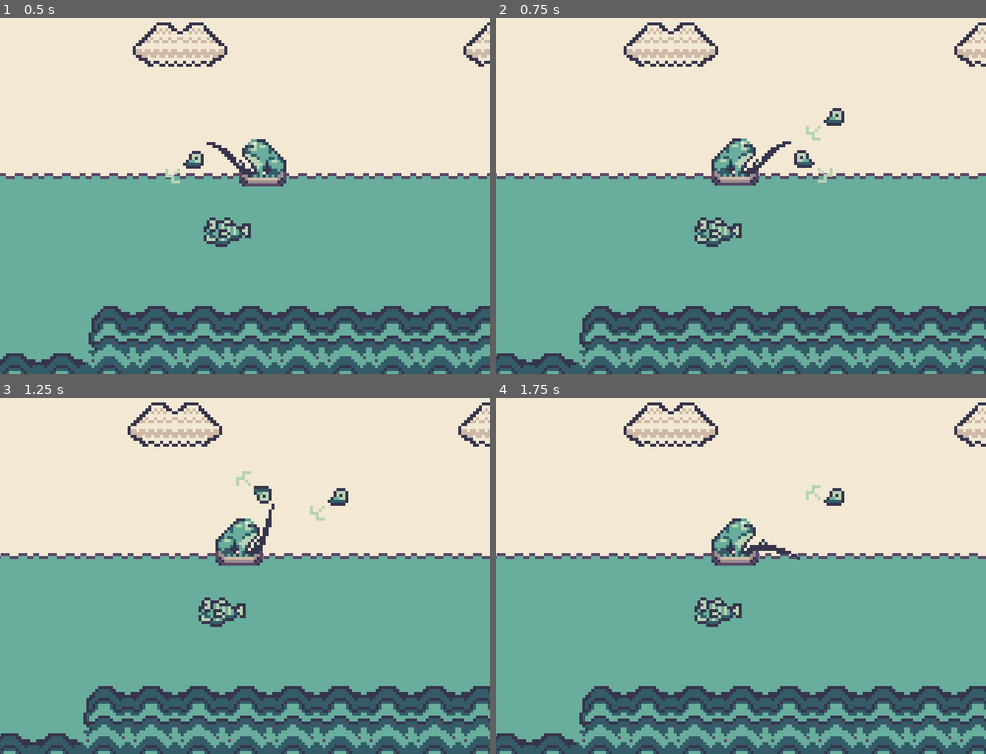
Above: before the commit, frames 1-4 (two rows, left to right).
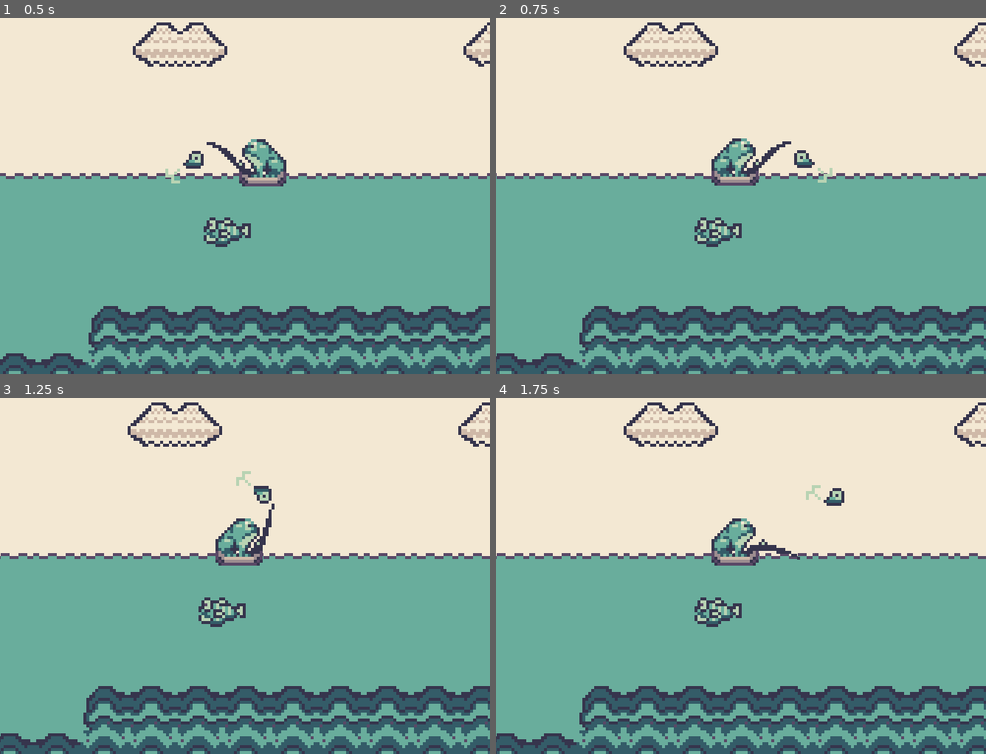
Above: after the commit, the same moments.

Repository: TaraSophieDev/Frog-Adventures-Fishing-Edition-Cancelled
Game: Godot game, scene res://Scenes/World.tscn
The game is run twice, just before and just after one commit, with the same random seed, the same clock (stepped at 60 frames per second) and the same inputs.
Inputs:
- Up to frame 1 (0.5 s): no input
- Up to frame 2 (0.75 s): hold D (right) from 0.53 s (still down); tap Z (a_button) at 0.6 s
- Up to frame 3 (1.25 s): keep holding D (right)
- Up to frame 4 (1.75 s): release D (right) at 1.28 s; hold A (left) from 1.28 s (still down); tap Z (a_button) at 1.35 s

Frame 1 is identical in both runs. In frame 2, 0.2% of the frame differs, in the area x 63-72%, y 25-35%; in frame 3, 0.2%; in frame 4, nothing differs.

Commit message:
fixed visibility bug

Diff:
--- a/Fishes/Fish.gd
+++ b/Fishes/Fish.gd
@@ -7,55 +7,55 @@
 signal baited
 
 enum {
-    IDLE,
-    NEW_DIR,
-    MOVE,
-    BAITED
+	IDLE,
+	NEW_DIR,
+	MOVE,
+	BAITED
 }
 
 func _ready():
-    randomize()
+	randomize()
 
 var SPEED = 10
 var state = IDLE
 var dir = Vector2.RIGHT
 
 func _process(delta):
-    if rc.is_colliding():
-        state = baited()
-    match state:
-        IDLE:
-            ap.stop()
-        NEW_DIR:
-            dir = choose([Vector2.RIGHT, Vector2.LEFT])
-            state = choose([IDLE, MOVE])
-        MOVE:
-            move(delta)
-        BAITED:
-            baited()
+	if rc.is_colliding():
+		state = baited()
+	match state:
+		IDLE:
+			ap.stop()
+		NEW_DIR:
+			dir = choose([Vector2.RIGHT, Vector2.LEFT])
+			state = choose([IDLE, MOVE])
+		MOVE:
+			move(delta)
+		BAITED:
+			baited()
 
 func move(delta):
-    # Rotates raycast
-    var temp = rad2deg(atan2(-dir.y, -dir.x))
-    rc.rotation_degrees = temp
+	# Rotates raycast
+	var temp = rad2deg(atan2(-dir.y, -dir.x))
+	rc.rotation_degrees = temp
 
-    ap.play("Swim")
-    position += dir * SPEED * delta
-    if dir.x == 1:
-        sprite.flip_h = true
-    elif dir.x == -1:
-        sprite.flip_h = false
+	ap.play("Swim")
+	position += dir * SPEED * delta
+	if dir.x == 1:
+		sprite.flip_h = true
+	elif dir.x == -1:
+		sprite.flip_h = false
 
 func choose(array):
-    array.shuffle()
-    return array.front()
+	array.shuffle()
+	return array.front()
 
 func baited():
-    ap.play("Chase")
-    emit_signal("baited")
-    print("baited")
+	ap.play("Chase")
+	emit_signal("baited")
+	print("baited")
 
 func _on_Timer_timeout():
-    $Timer.wait_time = choose([1, 1.5, 2])
-    print("Timer wait time: ", $Timer.wait_time)
-    state = choose([IDLE, NEW_DIR, MOVE])
+	$Timer.wait_time = choose([1, 1.5, 2])
+	print("Timer wait time: ", $Timer.wait_time)
+	state = choose([IDLE, NEW_DIR, MOVE])
--- a/Misc/BaitEntity.gd
+++ b/Misc/BaitEntity.gd
@@ -13,66 +13,66 @@
 
 
 enum {
-    IDLE,
-    MOVING,
-    BAITED,
-    CATCHING
+	IDLE,
+	MOVING,
+	BAITED,
+	CATCHING
 }
 
 var state = IDLE
 
 func _physics_process(delta):
-    match state:
-        IDLE:
-            sleeping = true
-        MOVING:
-            #$Camera2D.current = true
-            sleeping = false
-            move(delta)
-            #motion.y += gravity
-        BAITED:
-            baited()
-        CATCHING:
-            catching()
+	match state:
+		IDLE:
+			sleeping = true
+		MOVING:
+			#$Camera2D.current = true
+			sleeping = false
+			move(delta)
+			#motion.y += gravity
+		BAITED:
+			baited()
+		CATCHING:
+			catching()
 
 
-    #motion = move_and_slide(motion)
+	#motion = move_and_slide(motion)
 
 func move(delta):
-    if Input.is_action_just_pressed("a_button"):
-        #check if x coords is smaller than the frog x coords and otherwise
-        print("player pos: ", player.position.x, " Bait Pos: ", global_position.x)
-        if global_position.x > player.position.x - 1:
-            apply_impulse(Vector2(0,0), Vector2(-speed, 0))
-            $Sprite.flip_h = true
-        if global_position.x < player.position.x + 1:
-            apply_impulse(Vector2(0,0), Vector2(speed, 0))
-            $Sprite.flip_h = false
-        apply_central_impulse(Vector2.UP * jump_force)
+	if Input.is_action_just_pressed("a_button"):
+		#check if x coords is smaller than the frog x coords and otherwise
+		print("player pos: ", player.position.x, " Bait Pos: ", global_position.x)
+		if global_position.x > player.position.x - 1:
+			apply_impulse(Vector2(0,0), Vector2(-speed, 0))
+			$Sprite.flip_h = true
+		if global_position.x < player.position.x + 1:
+			apply_impulse(Vector2(0,0), Vector2(speed, 0))
+			$Sprite.flip_h = false
+		apply_central_impulse(Vector2.UP * jump_force)
 
-    #sets sprite to y velocity
-    if get_linear_velocity().y < 0.1:
-        $Sprite.frame = 0
-    elif get_linear_velocity().y > 0.1:
-        $Sprite.frame = 1
-    elif get_linear_velocity().y == 0:
-        $Sprite.frame = 1
+	#sets sprite to y velocity
+	if get_linear_velocity().y < 0.1:
+		$Sprite.frame = 0
+	elif get_linear_velocity().y > 0.1:
+		$Sprite.frame = 1
+	elif get_linear_velocity().y == 0:
+		$Sprite.frame = 1
 
 
 
 
 func baited():
-    pass
+	pass
 
 func catching():
-    pass
+	pass
 
 
 
 func _ready():
-    pass
+	pass
 
 
 func activate_bait():
-    $CollisionShape2D.disabled = false
-    state = MOVING
+	$CollisionShape2D.disabled = false
+	state = MOVING
--- a/Misc/BaitEntity.tscn
+++ b/Misc/BaitEntity.tscn
@@ -39,6 +39,7 @@
 [node name="BaitEntity" type="RigidBody2D" groups=[
 "bait",
 ]]
+visible = false
 collision_layer = 3
 mode = 2
 mass = 3.06122
--- a/Player/Player.gd
+++ b/Player/Player.gd
@@ -16,10 +16,10 @@
 
 
 enum {
-    MOVING,
-    THROWING,
-    FISHING,
-    CATCHING
+	MOVING,
+	THROWING,
+	FISHING,
+	CATCHING
 }
 var speed = 25
 
@@ -28,87 +28,89 @@
 
 
 func _ready():
-    swimP.play("swimming")
-    pass
+	swimP.play("swimming")
+	pass
 
 func _process(delta):
-    match state:
-        MOVING:
-            move()
-        THROWING:
-            pass
-        FISHING:
-            pass
-        CATCHING:
-            pass
+	match state:
+		MOVING:
+			move()
+		THROWING:
+			pass
+		FISHING:
+			pass
+		CATCHING:
+			pass
 
-    if frogSprite.flip_h == true:
-        baitSpawn.position = Vector2(25, -5)
-    else:
-        baitSpawn.position = Vector2(-20, -5)
+	if frogSprite.flip_h == true:
+		baitSpawn.position = Vector2(25, -5)
+	else:
+		baitSpawn.position = Vector2(-20, -5)
 
-    motion = move_and_slide(motion)
+	motion = move_and_slide(motion)
 
 
 func _physics_process(delta):
-    if Input.is_action_just_pressed("a_button") and state == MOVING:
-        playThrowingAnim(delta)
-        motion.x = 0
-        state = THROWING
+	if Input.is_action_just_pressed("a_button") and state == MOVING:
+		playThrowingAnim(delta)
+		motion.x = 0
+		state = THROWING
 
 
 func move():
-    #bait.visible = false
-    frogSprite.frame = 0
-    #Movement
-    if Input.is_action_pressed("right"):
-        motion.x = speed
-        frogSprite.flip_h = true
-    elif Input.is_action_pressed("left"):
-        motion.x = -speed
-        frogSprite.flip_h = false
-    else:
-        motion.x = 0
+	#bait.visible = false
+	frogSprite.frame = 0
+	#Movement
+	if Input.is_action_pressed("right"):
+		motion.x = speed
+		frogSprite.flip_h = true
+	elif Input.is_action_pressed("left"):
+		motion.x = -speed
+		frogSprite.flip_h = false
+	else:
+		motion.x = 0
 
 
 func playThrowingAnim(delta):
-    state = THROWING
-    swingP.play("swing")
-    spawnBait(delta)
+	state = THROWING
+	swingP.play("swing")
+	spawnBait(delta)
 
 
 func spawnBait(delta):
-    if is_instance_valid(bait_instance):
-        bait_instance.queue_free()
-    bait_instance = bait_scene.instance()
-    if frogSprite.flip_h == true:
-        bait_instance.position = baitSpawn.position
-    elif frogSprite.flip_h == false:
-        bait_instance.position = baitSpawn.position
-    add_child(bait_instance)
-    yield(get_tree().create_timer(1.10), "timeout")
-    bait_instance.activate_bait()
-    bait_instance.show()
-    bait_instance.sleeping = true
-    if frogSprite.flip_h == false:
-        bait_instance.get_node("Sprite").flip_h = true
-        #bait.global_position = baitSpawnLeft.get_global_position()
-        bait_instance.sleeping = false
-        bait_instance.apply_impulse(Vector2(0, 0), Vector2(-100, 0))
-        state = FISHING
-    if frogSprite.flip_h == true:
-        bait_instance.get_node("Sprite").flip_h = false
-        #bait.global_position = baitSpawnRight.get_global_position()
-        bait_instance.sleeping = false
-        bait_instance.apply_impulse(Vector2(0, 0), Vector2(100, 0))
-        state = FISHING
+	if is_instance_valid(bait_instance):
+		bait_instance.queue_free()
+	bait_instance = bait_scene.instance()
+	if frogSprite.flip_h == true:
+		bait_instance.position = baitSpawn.position
+	elif frogSprite.flip_h == false:
+		bait_instance.position = baitSpawn.position
+	add_child(bait_instance)
+	yield(get_tree().create_timer(1.10), "timeout")
+	bait_instance.activate_bait()
+	bait_instance.show()
+	bait_instance.sleeping = true
+	if frogSprite.flip_h == false:
+		bait_instance.get_node("Sprite").flip_h = true
+		#bait.global_position = baitSpawnLeft.get_global_position()
+		bait_instance.sleeping = false
+		bait_instance.visible = true
+		bait_instance.apply_impulse(Vector2(0, 0), Vector2(-100, 0))
+		state = FISHING
+	if frogSprite.flip_h == true:
+		bait_instance.get_node("Sprite").flip_h = false
+		#bait.global_position = baitSpawnRight.get_global_position()
+		bait_instance.sleeping = false
+		bait_instance.visible = true
+		bait_instance.apply_impulse(Vector2(0, 0), Vector2(100, 0))
+		state = FISHING
 
-    #get_tree().get_root().add_child(bait_instance)
+	#get_tree().get_root().add_child(bait_instance)
 
 
 
 
 func _on_Area2D_body_entered(body):
-    if body.is_in_group("bait") and is_instance_valid(bait_instance) and state == FISHING:
-        bait_instance.queue_free()
-        state = MOVING
+	if body.is_in_group("bait") and is_instance_valid(bait_instance) and state == FISHING:
+		bait_instance.queue_free()
+		state = MOVING
